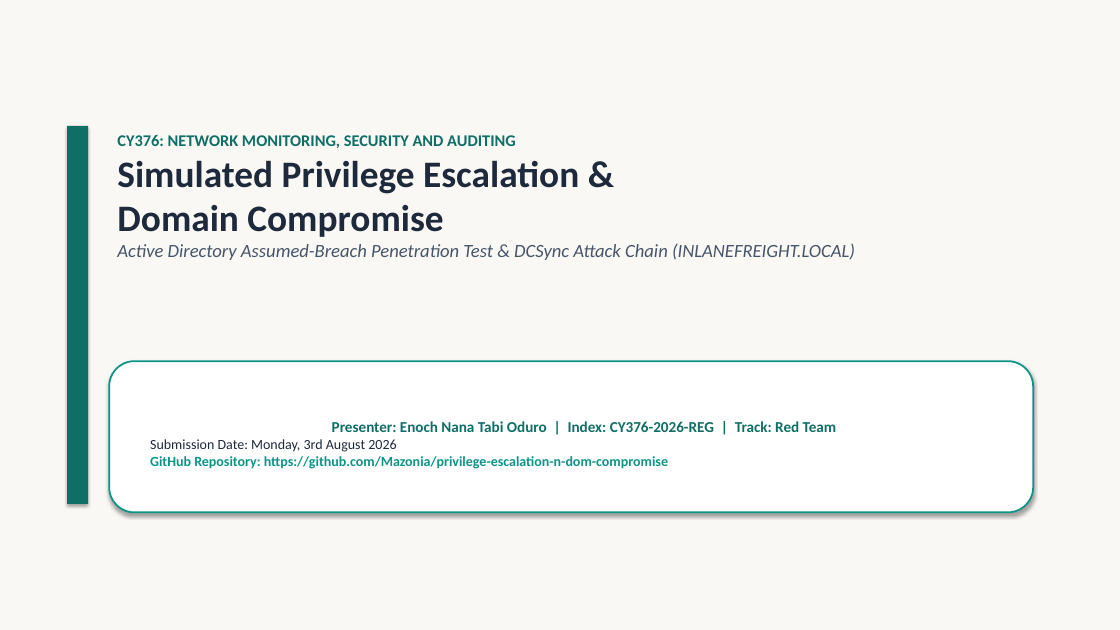
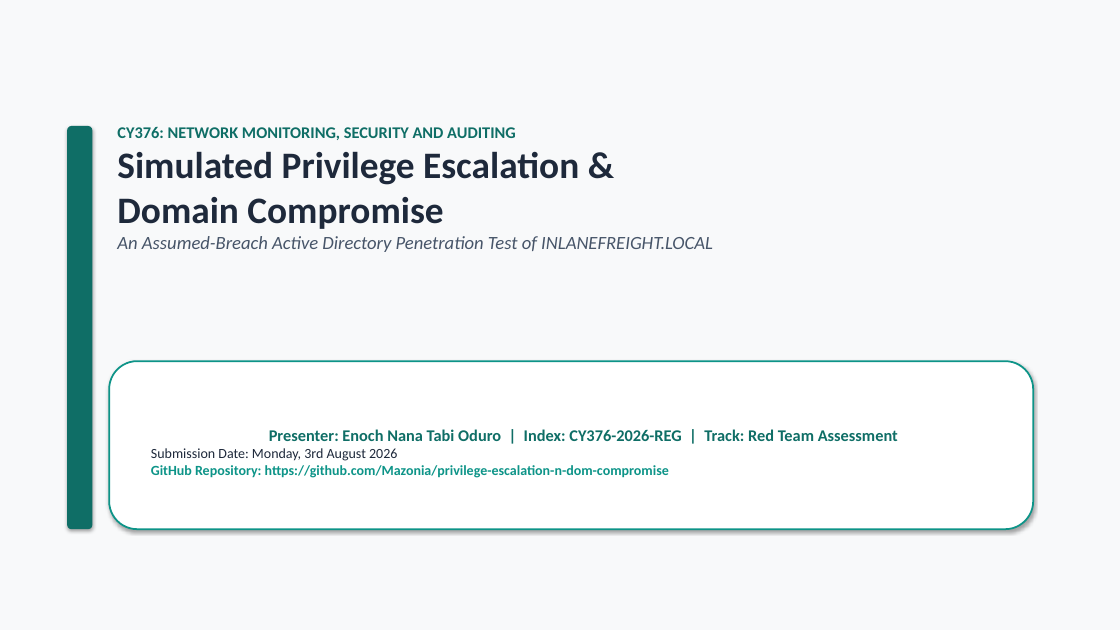
Before and after one commit to Mazonia/privilege-escalation-n-dom-compromise, a slide deck: slide 1 of docs/INLANEFREIGHT_AD_Compromise_Presentation.pptx. Drawn at 1120x630 pixels with LibreOffice and Linux fonts; fonts in the diff are those of the drawing. Boxes give left, top, right and bottom in pixels: in the first picture for what was removed or moved away, otherwise in the second. Text is boxed around its words. In the diff, an @@ line names an element or a change of style, - is before the commit and + after.

```diff
--- a/docs/INLANEFREIGHT_AD_Compromise_Presentation.pptx
+++ b/docs/INLANEFREIGHT_AD_Compromise_Presentation.pptx
@@ background #F9F8F5 to #F8F9FA @@
@@ text "CY376: NETWORK MONITORING, SECURITY AND ...": place and size @@
-text "CY376: NETWORK MONITORING, SECURITY AND ..." at [117,135,855,260]
+text "CY376: NETWORK MONITORING, SECURITY AND ..." at [117,127,713,252]
@@ rounded rectangle: place and size @@
-rounded rectangle at [67,126,88,504]
+rounded rectangle at [67,126,92,529]
@@ rounded rectangle at [67,126,92,529]: rectangle to rounded rectangle @@
@@ text at [117,236,713,252]: text changed @@
-Active Directory Assumed-Breach Penetration Test & DCSync Attack Chain (INLANEFREIGHT.LOCAL)
+An Assumed-Breach Active Directory Penetration Test of INLANEFREIGHT.LOCAL
@@ rounded rectangle "Presenter: Enoch Nana Tabi Oduro ...": place and size @@
-rounded rectangle "Presenter: Enoch Nana Tabi Oduro ..." at [109,361,1033,513]
+rounded rectangle "Presenter: Enoch Nana Tabi Oduro ..." at [109,361,1033,529]
@@ text in rounded rectangle at [269,429,898,441]: text changed; size 13 to 14 pt @@
-Presenter: Enoch Nana Tabi Oduro | Index: CY376-2026-REG | Track: Red Team
+Presenter: Enoch Nana Tabi Oduro | Index: CY376-2026-REG | Track: Red Team Assessment
```
Also in this commit, not shown: 8 other slides changed, 2 other files.
